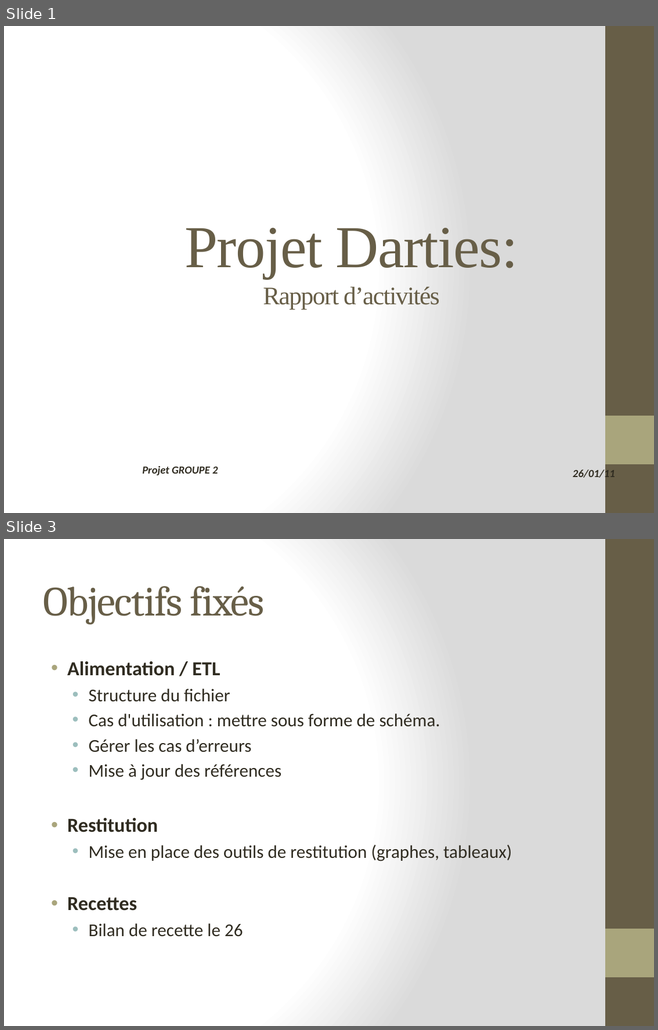
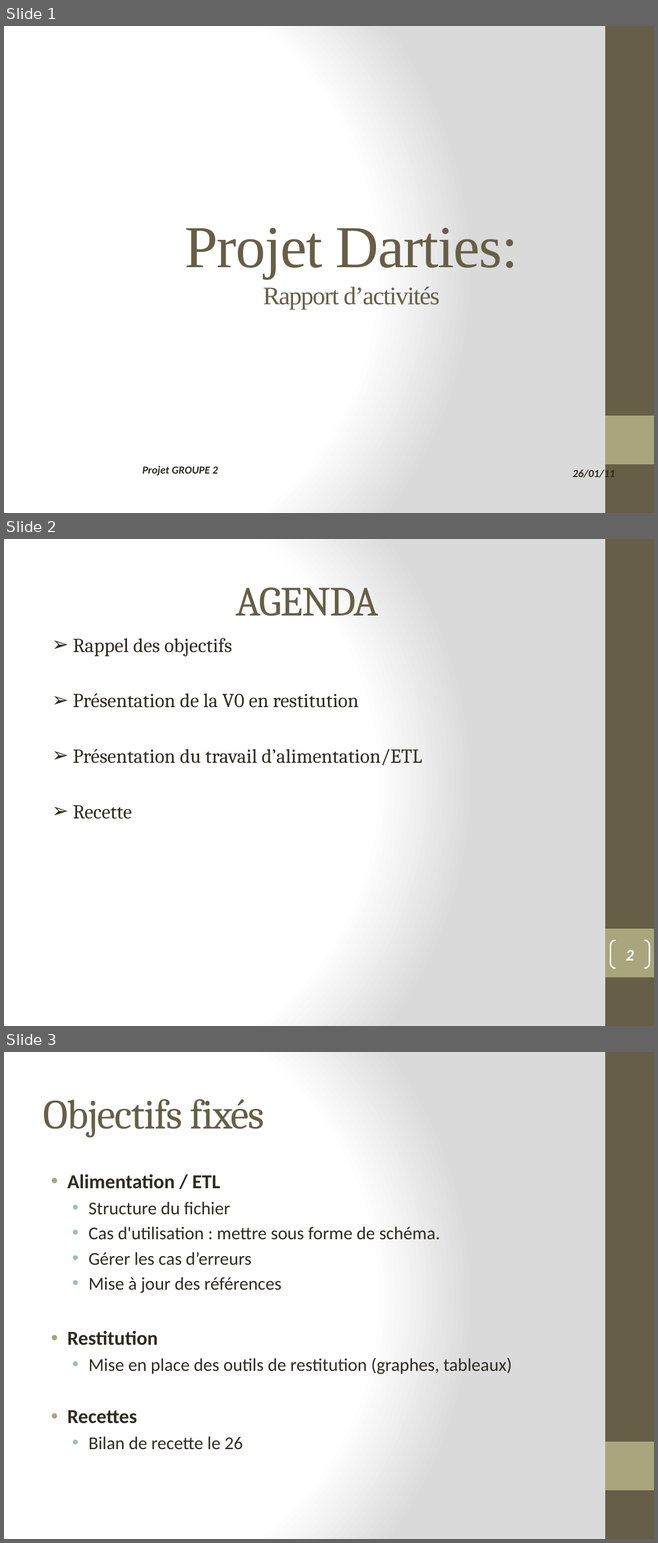
Before and after one commit to lobtec/dartiesgroupe2, a slide deck: PROJET/Presentation/PRE_26-01-11.pptx. Shown one above the other, each under a label of ours: slides 1 and 3 before the commit, slides 1, 2 and 3 after it; the slides between them are not shown. The pictures are 658x1030 and 658x1543 pixels, drawn with LibreOffice and Linux fonts; fonts in the diff are those of the drawing. Boxes give left, top, right and bottom in pixels: in the first picture for what was removed or moved away, otherwise in the second. Text is boxed around its words. In the diff, an @@ line names an element or a change of style, - is before the commit and + after.

```diff
--- a/PROJET/Presentation/PRE_26-01-11.pptx
+++ b/PROJET/Presentation/PRE_26-01-11.pptx
@@ slide 2 added at [4,539,654,1026], background gradient #FFFFFF to #DADADA; not listed: 2 template elements that a slide beside it also shows @@
@@ title added at [236,587,379,616], 46 pt, text #675E47 @@
+AGENDA
@@ text added at [73,638,422,819], 22 pt, text #2F2B20 @@
+➢ Rappel des objectifs
+➢ Présentation de la V0 en restitution
+➢ Présentation du travail d’alimentation/ETL
+➢ Recette
@@ page number added at [610,940,649,968], outline #FFFFFF 1.5 pt, 18 pt, text #FFFFFF @@
+2
```
Also in this commit, not shown: 4 slides changed, 2 other slides added, 1 slide removed.
